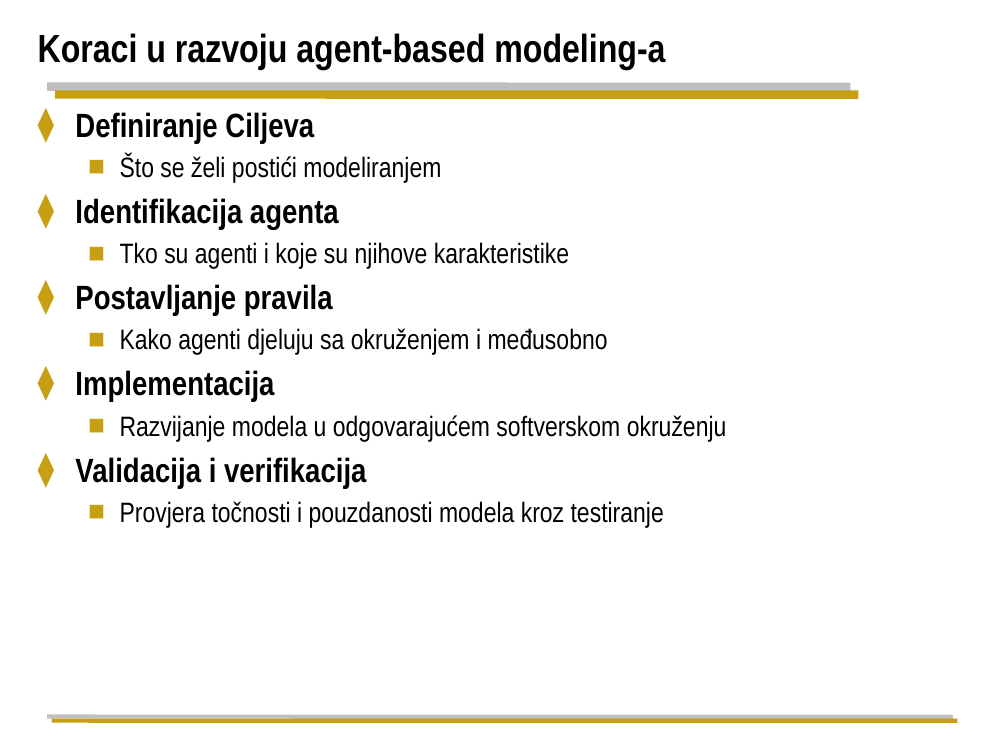
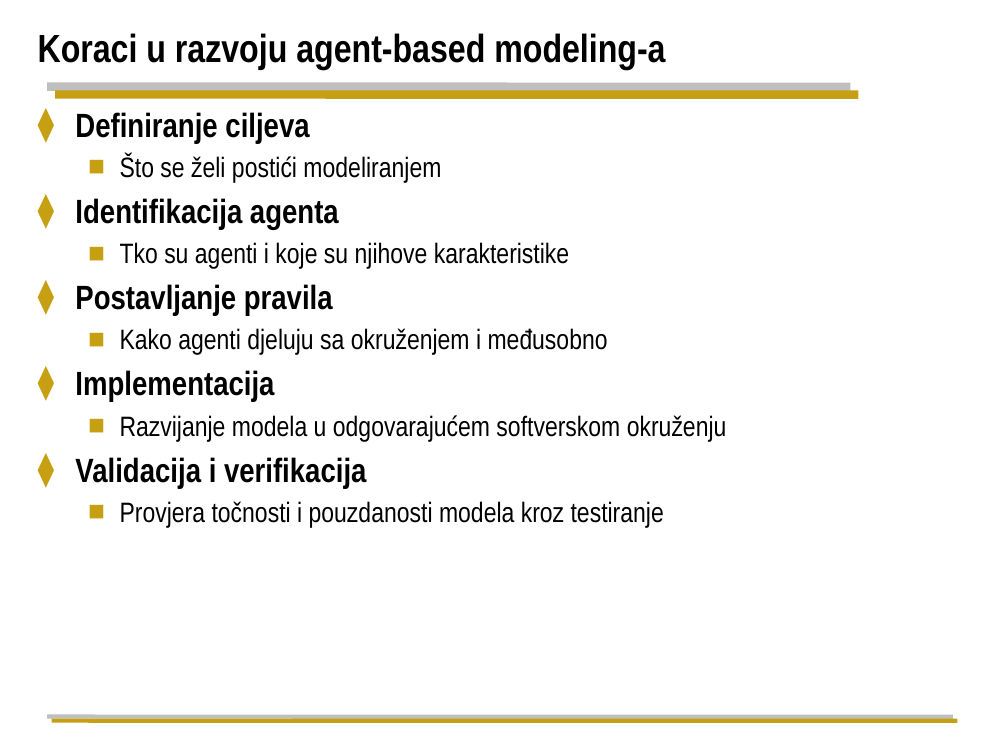
Before and after one commit to jtlicardo/abm, a slide deck: slide 7 of agent-based-modeling.pptx. Drawn at 1008x756 pixels with LibreOffice and Linux fonts; fonts in the diff are those of the drawing; background and template pictures are left out. Boxes give left, top, right and bottom in pixels: in the first picture for what was removed or moved away, otherwise in the second. Text is boxed around its words. In the diff, an @@ line names an element or a change of style, - is before the commit and + after.

```diff
--- a/agent-based-modeling.pptx
+++ b/agent-based-modeling.pptx
@@ text at (x1=75, y1=112, x2=309, y2=143): text changed @@
-⧫ Definiranje Ciljeva
+⧫ Definiranje ciljeva
```
Also in this commit, not shown: 3 other slides changed.
